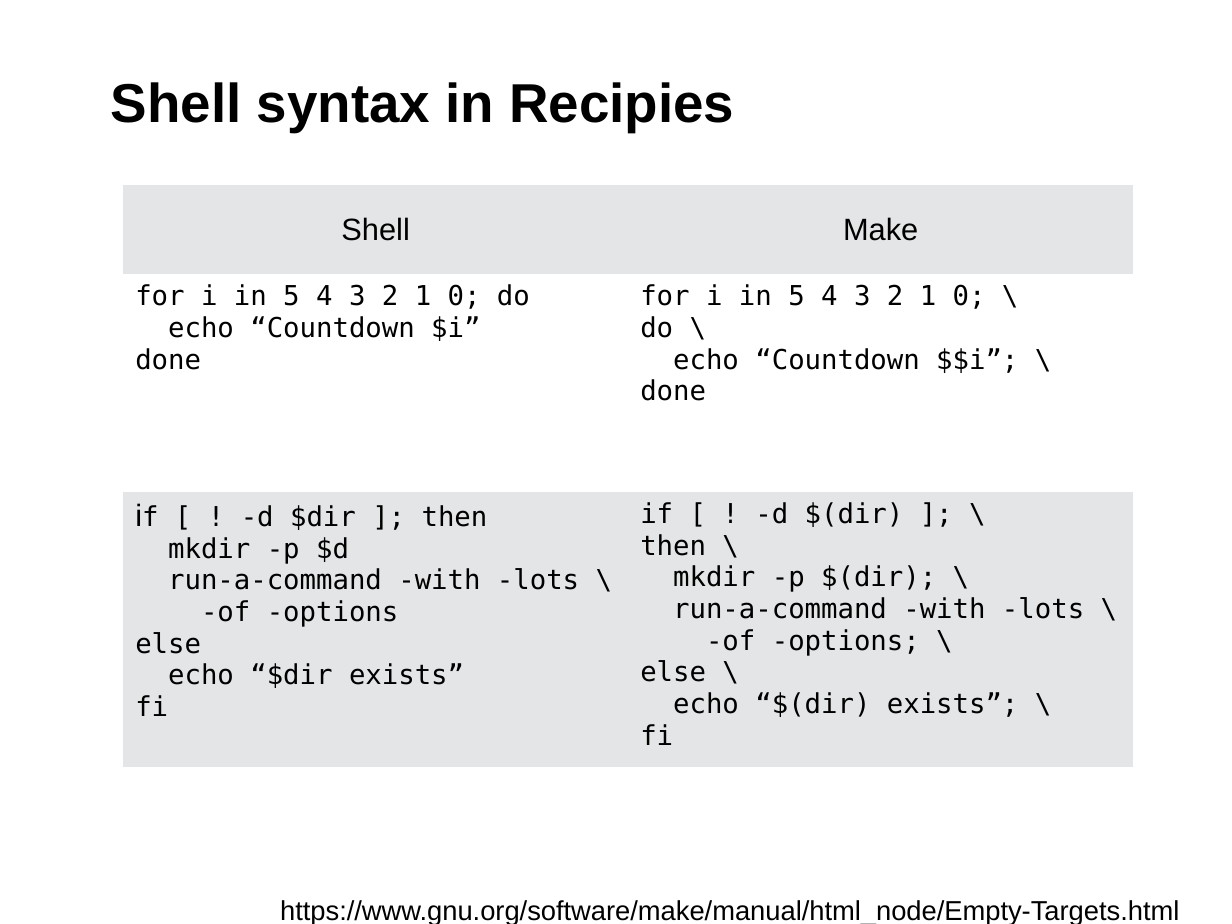
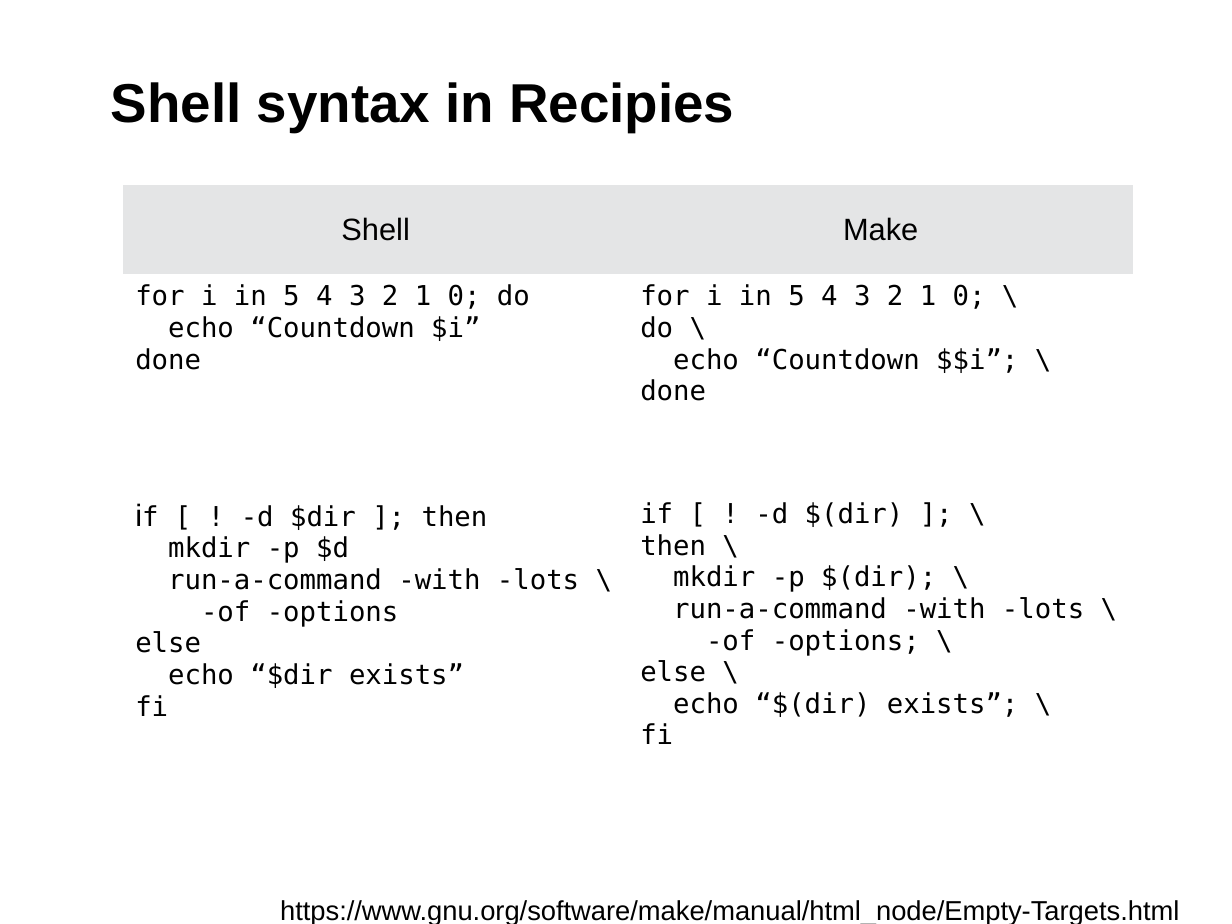
Before and after one commit to fsundermeyer/GNU_make_workshop, a slide deck: slide 13 of Presentation_GNU_make_03_2015.odp. Drawn at 1232x924 pixels with LibreOffice and Linux fonts; fonts in the diff are those of the drawing; background and template pictures are left out. Boxes give left, top, right and bottom in pixels: in the first picture for what was removed or moved away, otherwise in the second. Text is boxed around its words. In the diff, an @@ line names an element or a change of style, - is before the commit and + after.

```diff
--- a/Presentation_GNU_make_03_2015.odp
+++ b/Presentation_GNU_make_03_2015.odp
@@ table at box(123, 185, 1133, 758) @@
@@ fill #E4E5E6 to #FFFFFF in row 3 @@
```
Also in this commit, not shown: 2 other slides changed, 1 other file.
